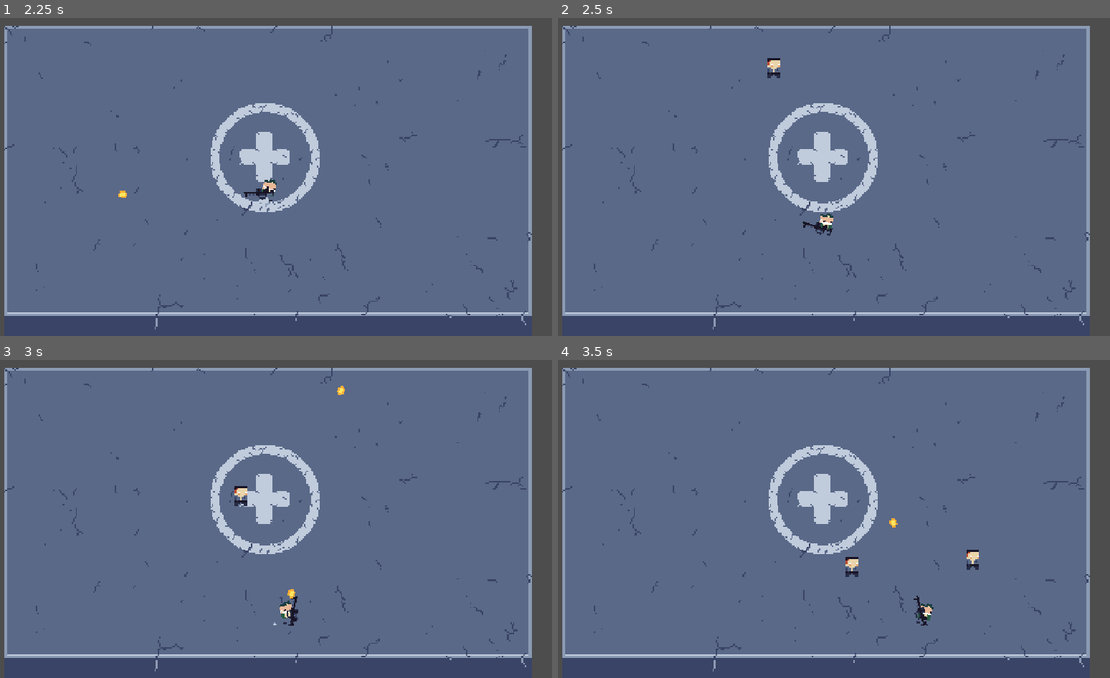
Above: before the commit, frames 1-4 (two rows, left to right).
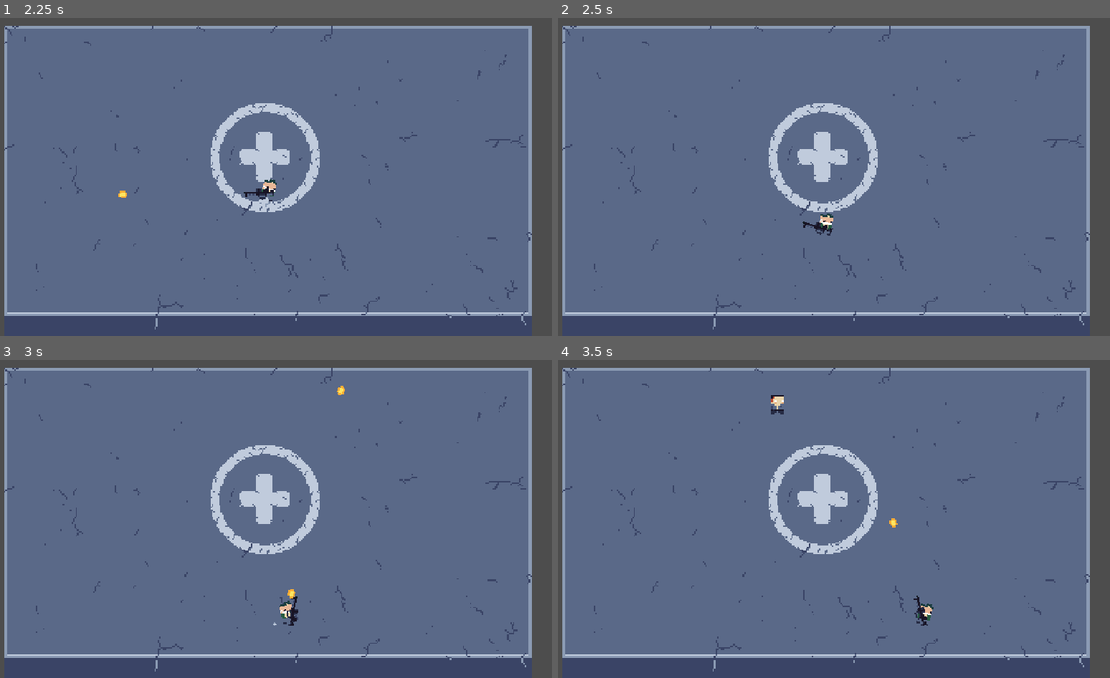
Above: after the commit, the same moments.

Repository: noahpete/zombies
Game: Godot game, scene res://scenes/ui/main_menu/main_menu.tscn
Two runs of this game, one before a commit and one after it. Both use one fixed random seed, a clock stepped at 60 frames per second and the inputs below.
Inputs (mouse positions are in pixels of both pictures, inside the frame that each line leads up to):
- Up to frame 1 (2.25 s): tap Enter at 0.5 s; move the mouse to (391, 157) at 0.52 s; press the mouse at (391, 157) at 0.53 s; hold D (right) 0.53-1.25 s; release the mouse at (391, 157) at 1.25 s; click "Host" at 1.25 s; tap Space at 2 s; move the mouse to (149, 189) at 2.02 s; hold S (down) from 2.03 s (still down); click (149, 189) at 2.1 s
- Up to frame 2 (2.5 s): keep holding S (down)
- Up to frame 3 (3 s): move the mouse to (320, 445) at 2.77 s; release S (down) at 2.78 s; press the mouse at (320, 445) at 2.78 s; hold D (right) from 2.78 s (still down)
- Up to frame 4 (3.5 s): keep holding D (right)

Frame 1 is identical in both runs. In frame 2, 0.1% of the frame differs, in the area x 37-41%, y 12-19%; in frame 3, 0.1%; in frame 4, 0.3%, in the area x 38-77%, y 11-69%.

Commit message:
Add round structure for enemy spawning

Diff:
--- a/scenes/managers/enemy_manager/enemy_manager.gd
+++ b/scenes/managers/enemy_manager/enemy_manager.gd
@@ -1,14 +1,34 @@
 class_name EnemyManager
 extends Node
+
+const ROUND_BASE_TIME: int = 10
+const ROUND_GROWTH: int = 5
+const BASE_ENEMY_SPAWN_TIME: float = 2.0
+const ENEMY_SPAWN_TIME_GROWTH: float = -0.15
 
 @export var enemy_spawn_root: Node
 @export var spawn_rectangle: ReferenceRect
 
 @onready var spawn_interval_timer: Timer = $SpawnIntervalTimer
+@onready var round_timer: Timer = $RoundTimer
+
+var _round_count: int = 0
 
 
 func _ready() -> void:
 	spawn_interval_timer.timeout.connect(_on_spawn_timer_interval_timer_timeout)
+	round_timer.timeout.connect(_on_round_timer_timeout)
+	start_round()
+
+
+func start_round() -> void:
+	_round_count += 1
+	round_timer.wait_time = ROUND_BASE_TIME + (_round_count - 1) * ROUND_GROWTH
+	round_timer.start()
+
+	spawn_interval_timer.wait_time = BASE_ENEMY_SPAWN_TIME + \
+		(_round_count - 1) * ENEMY_SPAWN_TIME_GROWTH
+	spawn_interval_timer.start()
 
 
 func spawn_walker() -> void:
@@ -16,14 +36,21 @@
 		return
 	var walker: Walker = Walker.create()
 	walker.global_position = _get_random_spawn_position()
+	Log.info("Adding Walker=%s to scene tree" % walker, multiplayer)
 	enemy_spawn_root.add_child(walker, true)
+
+
+func _on_spawn_timer_interval_timer_timeout() -> void:
+	spawn_walker()
+	spawn_interval_timer.start()
+
+
+func _on_round_timer_timeout() -> void:
+	spawn_interval_timer.stop()
+	Log.info("Round over", multiplayer)
 
 
 func _get_random_spawn_position() -> Vector2:
 	var x: float = randf_range(0, spawn_rectangle.size.x)
 	var y: float = randf_range(0, spawn_rectangle.size.y)
 	return spawn_rectangle.global_position + Vector2(x, y)
-
-
-func _on_spawn_timer_interval_timer_timeout() -> void:
-	spawn_walker()
--- a/scenes/managers/enemy_manager/enemy_manager.tscn
+++ b/scenes/managers/enemy_manager/enemy_manager.tscn
@@ -5,5 +5,8 @@
 [node name="EnemyManager" type="Node" unique_id=1929653180]
 script = ExtResource("1_fm6jq")
 
+[node name="RoundTimer" type="Timer" parent="." unique_id=203758268]
+one_shot = true
+
 [node name="SpawnIntervalTimer" type="Timer" parent="." unique_id=846385899]
-autostart = true
+one_shot = true
